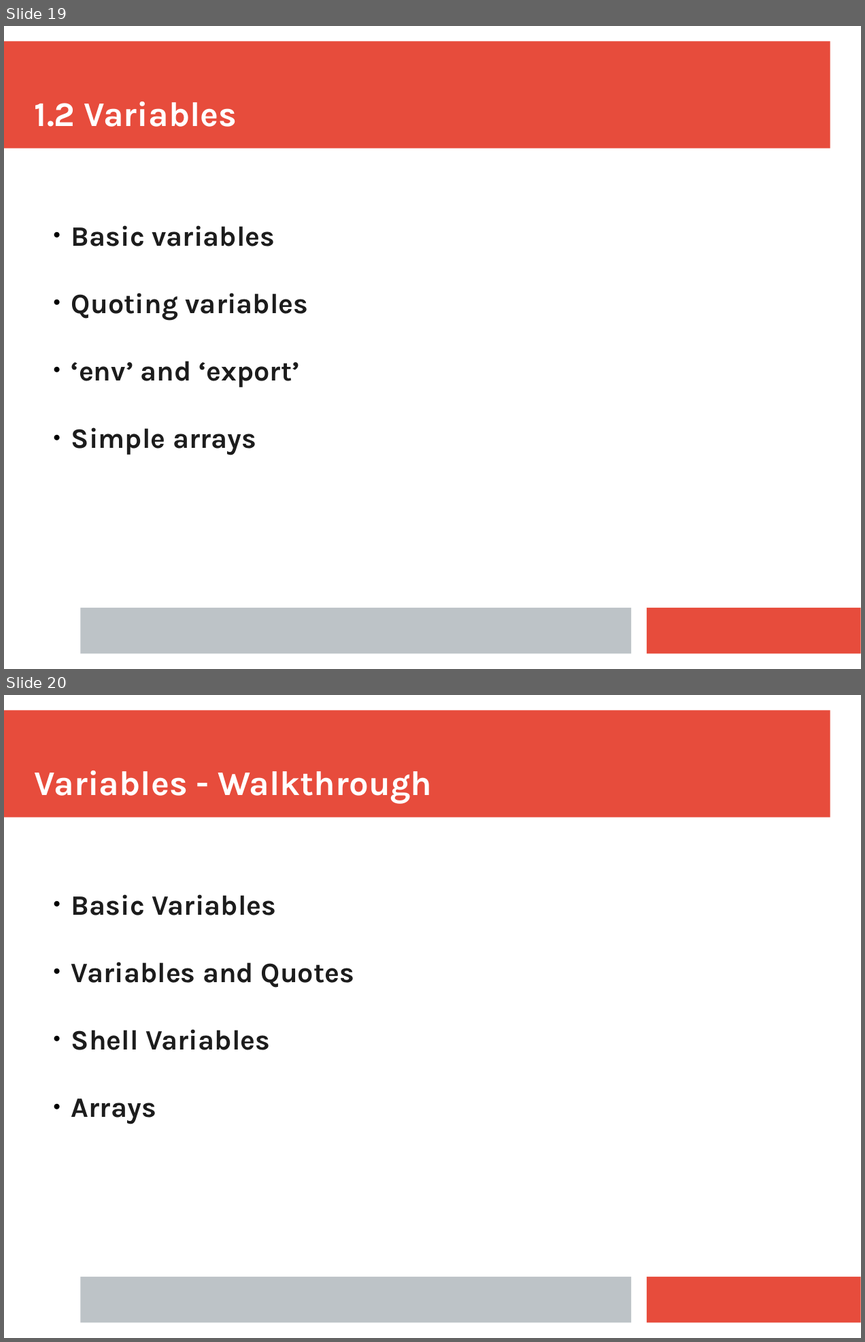
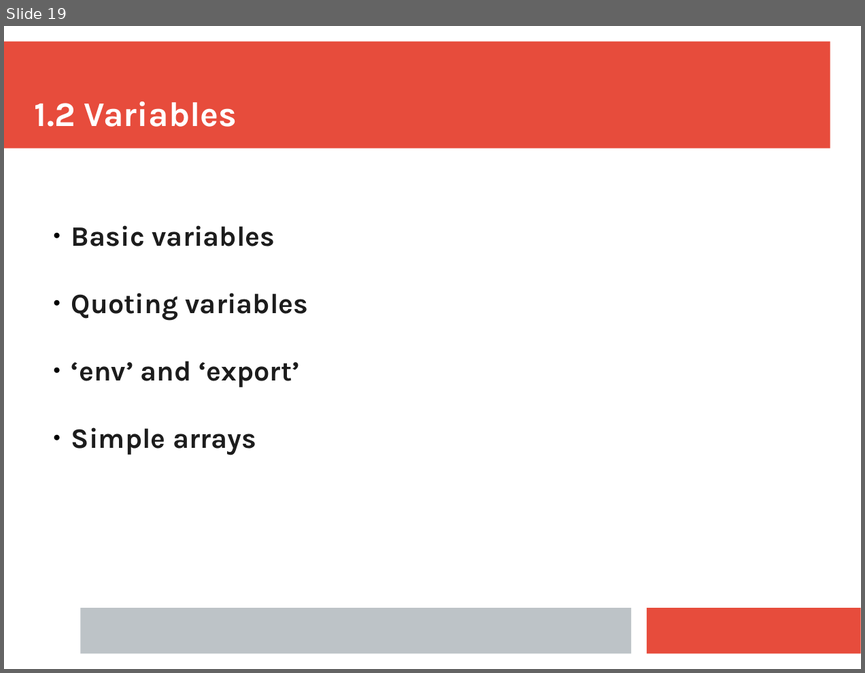
Before and after one commit to ianmiell/introduction-to-bash, a slide deck: slides/introduction_to_bash.pptx. Shown one above the other, each under a label of ours: slides 19 and 20 before the commit, slide 19 after it. The pictures are 865x1342 and 865x673 pixels, drawn with LibreOffice and Linux fonts; fonts in the diff are those of the drawing. Boxes give left, top, right and bottom in pixels: in the first picture for what was removed or moved away, otherwise in the second. Text is boxed around its words. In the diff, an @@ line names an element or a change of style, - is before the commit and + after.

```diff
--- a/slides/introduction_to_bash.pptx
+++ b/slides/introduction_to_bash.pptx
@@ slide 20 removed at <box>4,695,861,1338</box>, background #FFFFFF; not listed: 3 template elements that a slide beside it also shows @@
@@ text removed at <box>35,770,432,803</box> @@
-Variables - Walkthrough
@@ text removed at <box>71,894,354,1123</box> @@
-  ● Basic Variables
-  ● Variables and Quotes
-  ● Shell Variables
-  ● Arrays
```
Also in this commit, not shown: 5 slides changed, 3 slides added, 1 other slide removed, 1 other file.
